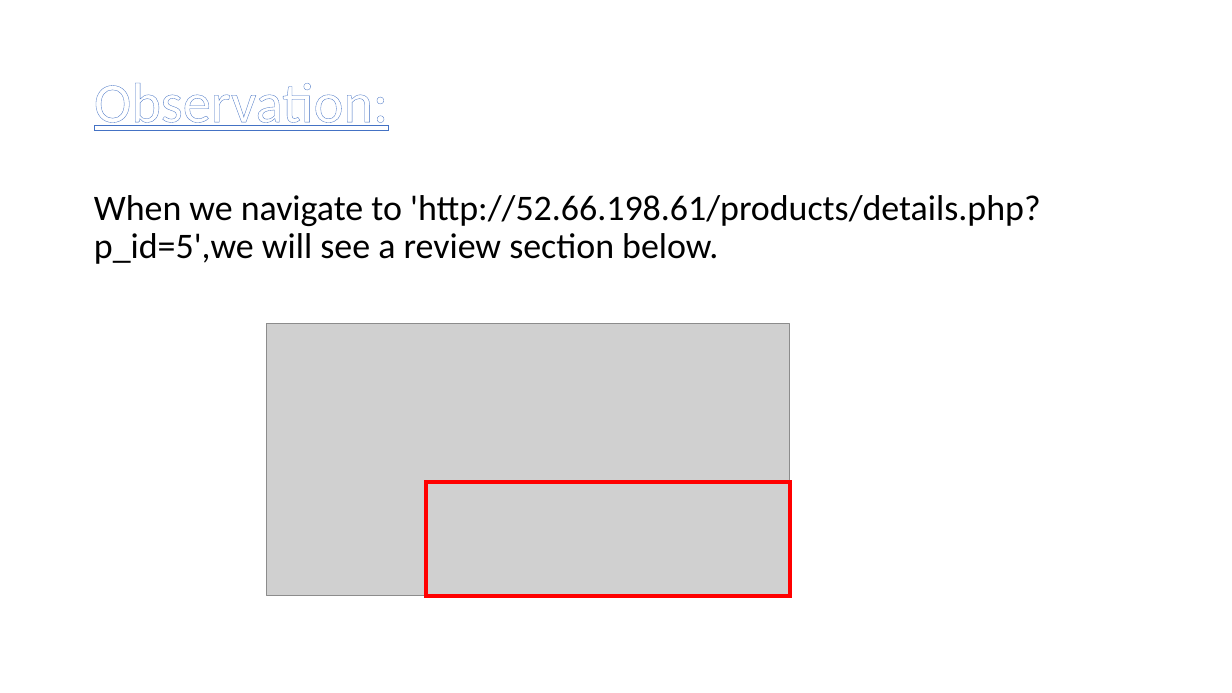
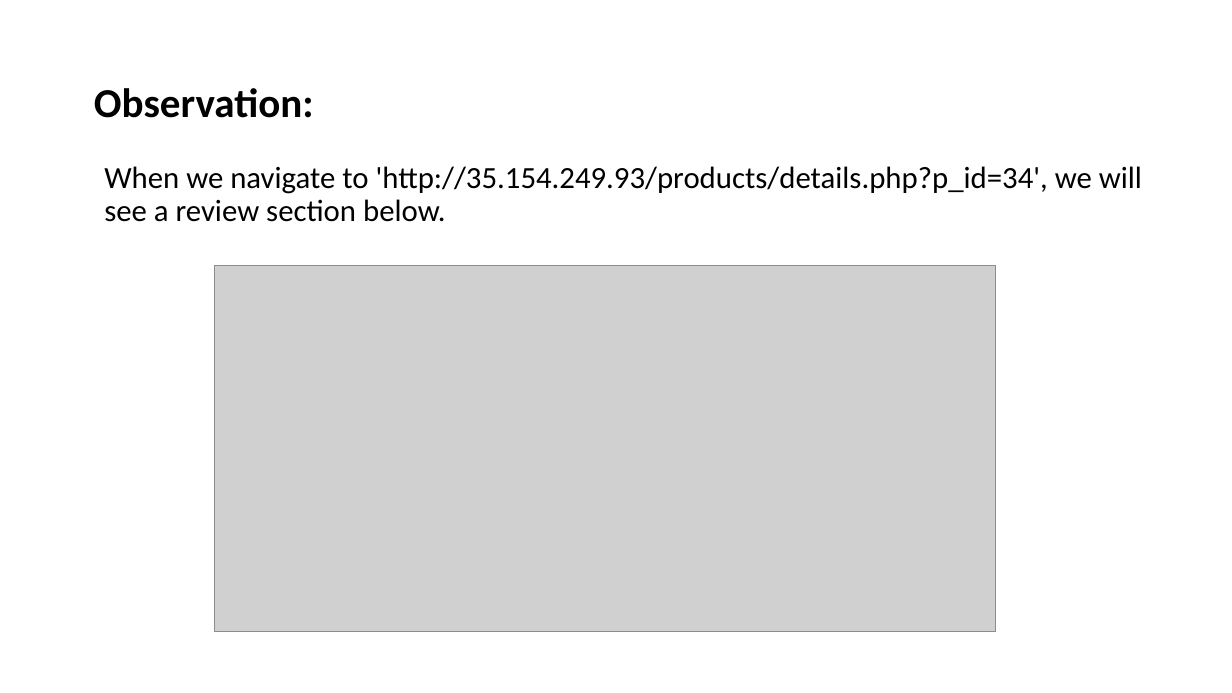
Before and after one commit to RocktimRajkumar/CEH-hack-a-thon, a slide deck: slide 39 of reports/Lifestyle Store/LifeStyle Store Application Reports.pptx (slide 45 before the commit). Drawn at 1232x693 pixels with LibreOffice and Linux fonts; fonts in the diff are those of the drawing; grey boxes stand for pictures. Boxes give left, top, right and bottom in pixels: in the first picture for what was removed or moved away, otherwise in the second. Text is boxed around its words. In the diff, an @@ line names an element or a change of style, - is before the commit and + after.

```diff
--- a/reports/Lifestyle Store/LifeStyle Store Application Reports.pptx
+++ b/reports/Lifestyle Store/LifeStyle Store Application Reports.pptx
@@ title "Observation:" at box(94, 88, 314, 118): size 44 to 32 pt, text colour #FFFFFF to #000000, letter outline #4472C4 0.8 pt to none, bold on, underline off @@
@@ text at box(104, 166, 1142, 222): text changed; size 28 to 24 pt @@
-When we navigate to 'http://52.66.198.61/products/details.php?p_id=5',we will see a review section below.
+When we navigate to 'http://35.154.249.93/products/details.php?p_id=34', we will see a review section below.
@@ picture added at box(214, 265, 996, 631) @@
@@ picture removed at box(266, 323, 790, 596) @@
@@ rectangle removed at box(426, 482, 790, 596) @@
```
Also in this commit, not shown: 8 other slides changed.
